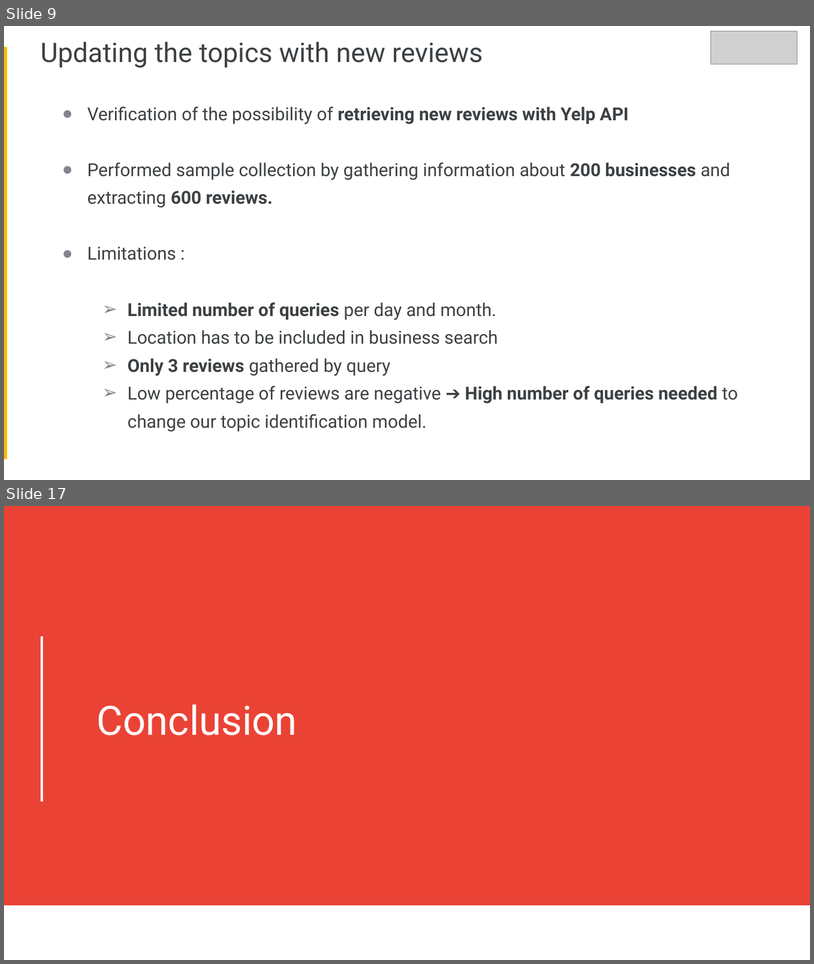
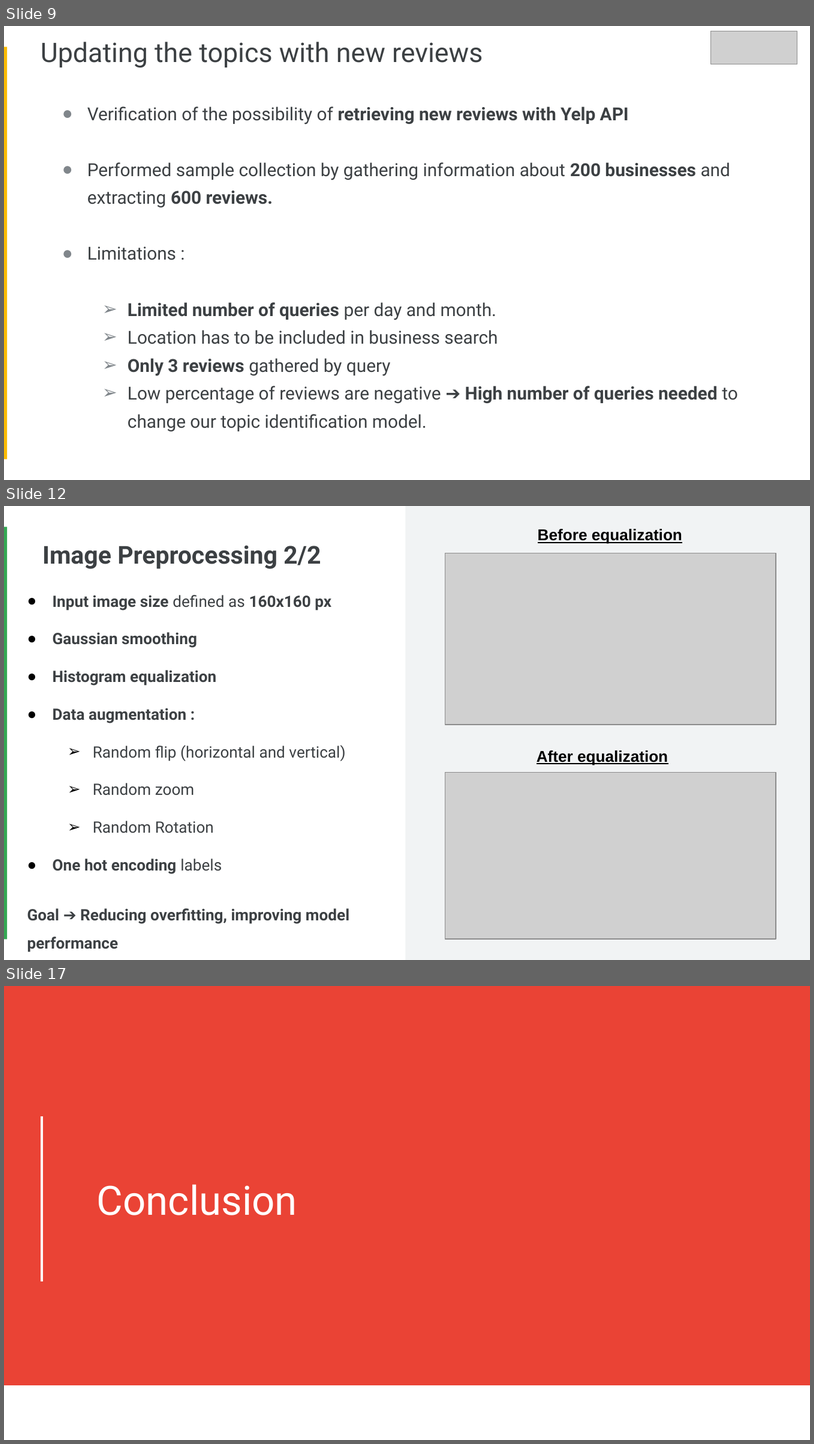
Before and after one commit to Faskill/Yelp-Reviews-Topic-Identification-and-Image-Classification, a slide deck: P6_03_Presentation.pptx. Shown one above the other, each under a label of ours: slides 9 and 17 before the commit, slides 9, 12 and 17 after it; the slides between them are not shown. The pictures are 814x964 and 814x1444 pixels, drawn with LibreOffice and Linux fonts; fonts in the diff are those of the drawing; grey boxes stand for pictures. Boxes give left, top, right and bottom in pixels: in the first picture for what was removed or moved away, otherwise in the second. Text is boxed around its words. In the diff, an @@ line names an element or a change of style, - is before the commit and + after.

```diff
--- a/P6_03_Presentation.pptx
+++ b/P6_03_Presentation.pptx
@@ slide 12 added at [4,506,810,960], background #FFFFFF @@
@@ rectangle added at [405,506,810,959], fill #F1F3F4 @@
@@ rectangle added at [4,527,7,939], fill #34A853 @@
@@ text added at [538,529,683,544], 14 pt, text #000000, bold, underline @@
+Before equalization
@@ title added at [42,545,321,569], 22 pt, text #3C4043, bold @@
+Image Preprocessing 2/2
@@ picture added at [445,553,776,724] @@
@@ text added at [27,595,350,952], 14 pt, text #3C4043, bold @@
+● Input image size defined as 160x160 px
+● Gaussian smoothing
+● Histogram equalization
+● Data augmentation :
+  ➢ Random flip (horizontal and vertical)
+  ➢ Random zoom
+  ➢ Random Rotation
+● One hot encoding labels
+Goal ➔ Reducing overfitting, improving model performance
@@ text added at [537,750,668,765], 14 pt, text #000000, bold, underline @@
+After equalization
@@ picture added at [445,772,776,939] @@
```
Also in this commit, not shown: 6 slides changed, 5 other slides added, 6 slides removed.
